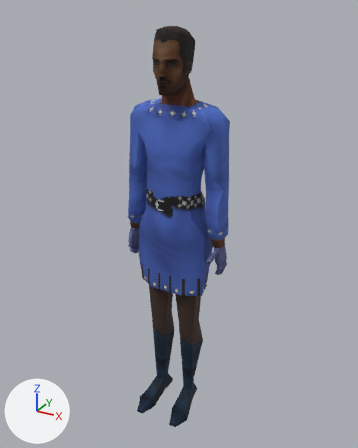
An edit to the glTF model assets/models/actors/npc_kru_kuro.glb, drawn before and after from the same camera.
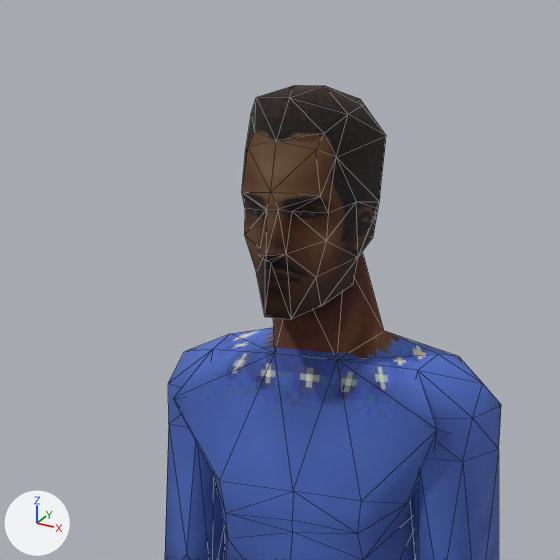
There are two pictures of each version: one whole from a camera (50 mm lens) standing at (14.968, -1.725, 1.811) and looking at (14.016, 0.007, 0.945), one close up on the part from 22% to 69% of the width and 0% to 37% of the height. The axes (+X, +Y, +Z) are drawn at lower left. The lights are the same throughout. The last two pictures show the newer version. The close-ups show mesh edges as thin lines. Where no turn or scale is listed for an object, it has been applied to the vertices.

In view in the first close-up: 'npc_kru_kuro_body', 'npc_kru_kuro_head'.
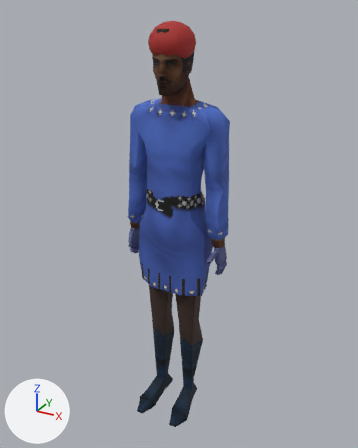
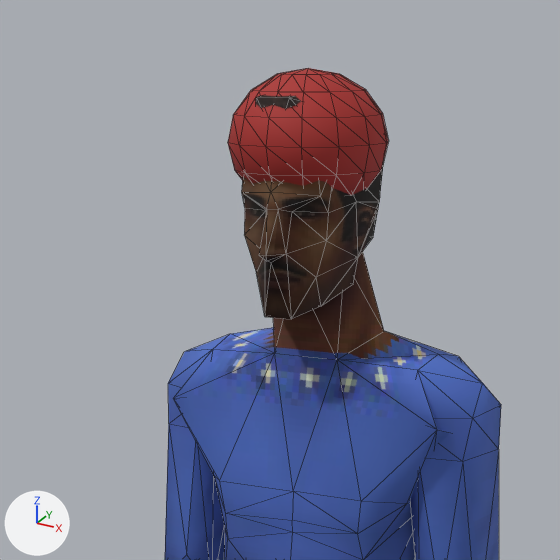
The newer file is also turned or shifted as a whole; pictures and numbers use the older file's frame.

Location of each change, [x1, y1, x2, y2] in pixels of the close-ups (560 x 560 px):
'Sphere', added (red): after [228, 68, 388, 195]

What changed in the scene script:
```text
Add mat_bandana:
    mat_bandana = principled_material('bandana')
    mat_bandana.base_color = (0.402, 0.0252, 0.0212)  # red #aa2c28
    mat_bandana.roughness = 0.75
Add me_sphere:
    me_sphere.from_pydata(...)  # a UV sphere (14 segments, 8 rings, poles along z) spanning x -0.087..0.087, y -0.11..0.077, z 1.611..1.763
    me_sphere.materials.append(mat_bandana)  # red #aa2c28
Add ob_sphere:
    ob_sphere = bpy.data.objects.new('Sphere', me_sphere)
    ob_sphere.location = (14.0, 0.0, 0.0)
```
